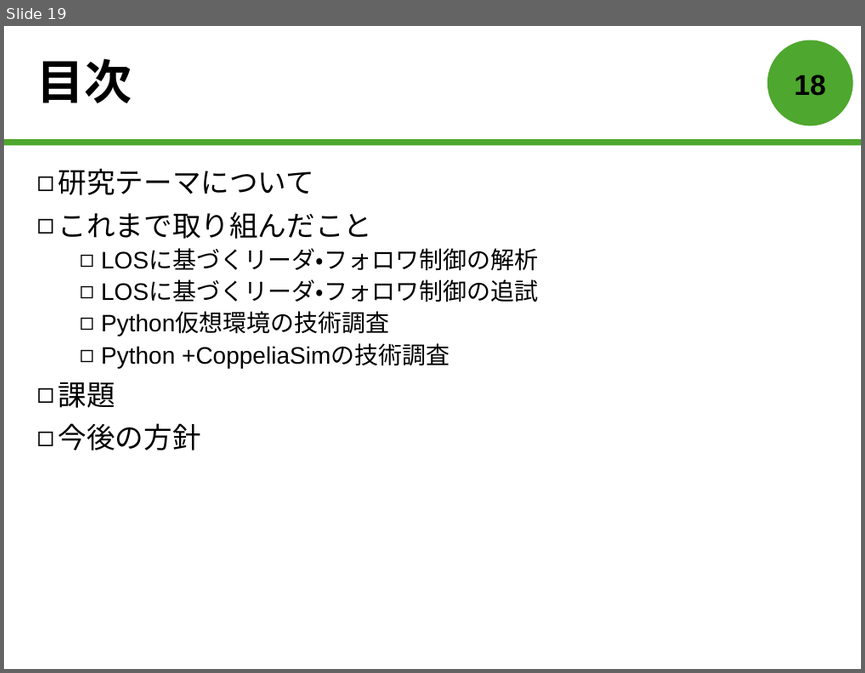
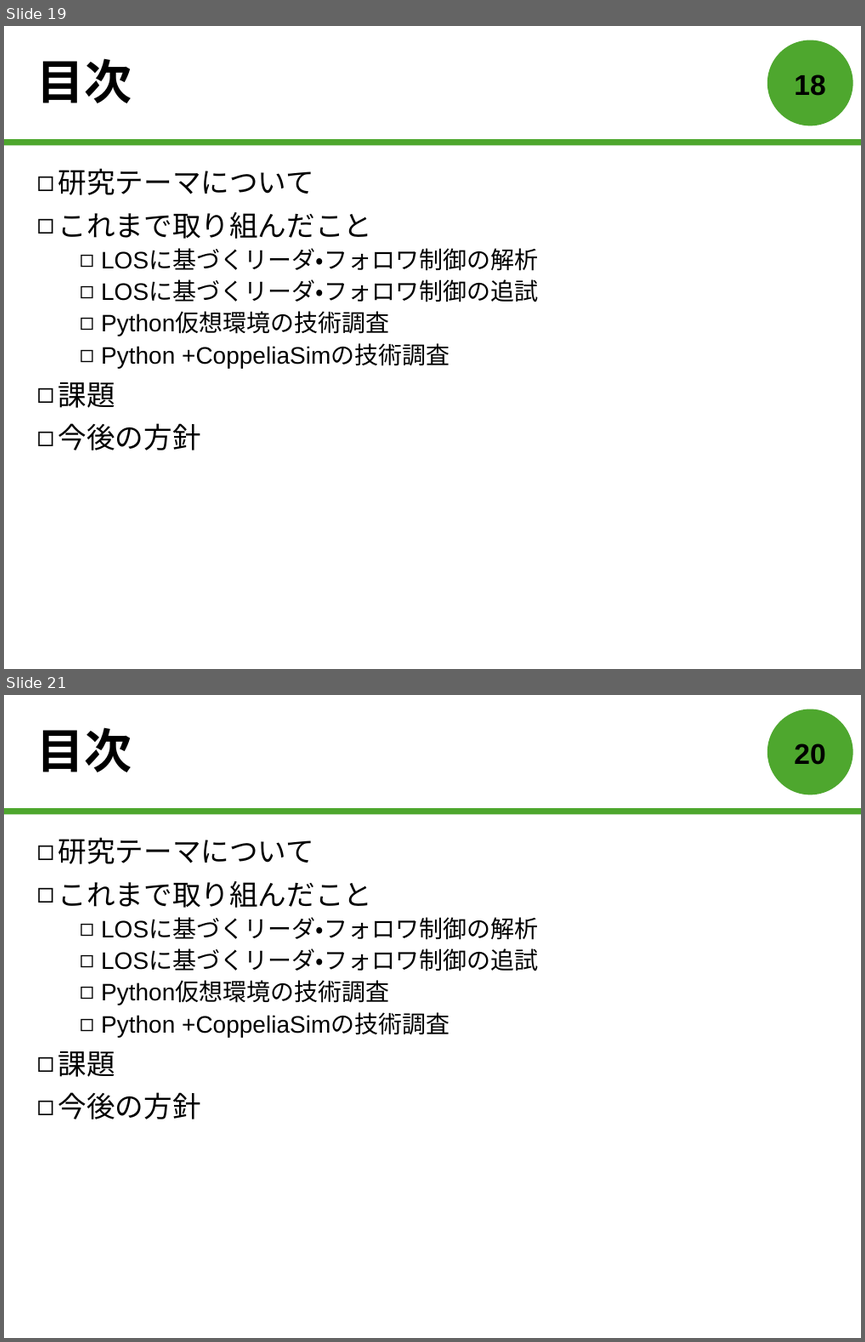
Before and after one commit to forest-book/MatlabLOSFormation, a slide deck: 森本皓斗.pptx. Shown one above the other, each under a label of ours: slide 19 before the commit, slides 19 and 21 after it; the slides between them are not shown. The pictures are 865x673 and 865x1342 pixels, drawn with LibreOffice and Linux fonts; fonts in the diff are those of the drawing. Boxes give left, top, right and bottom in pixels: in the first picture for what was removed or moved away, otherwise in the second. Text is boxed around its words. In the diff, an @@ line names an element or a change of style, - is before the commit and + after.

```diff
--- a/森本皓斗.pptx
+++ b/森本皓斗.pptx
@@ slide 21 added at (4, 695, 861, 1338), background #FFFFFF; not listed: 2 template elements that a slide beside it also shows @@
@@ title added at (37, 727, 132, 772), 40 pt, text #000000, bold @@
+目次
@@ page number added at (794, 743, 825, 765), 24 pt, text #000000, bold @@
+20
@@ text added at (58, 837, 538, 1119), 20 pt, text #000000 @@
+◻ 研究テーマについて
+◻ これまで取り組んだこと
+  ◻ LOSに基づくリーダ・フォロワ制御の解析
+  ◻ LOSに基づくリーダ・フォロワ制御の追試
+  ◻ Python仮想環境の技術調査
+  ◻ Python +CoppeliaSimの技術調査
+◻ 課題
+◻ 今後の方針
```
Also in this commit, not shown: 3 other slides added, 1 slide removed.
